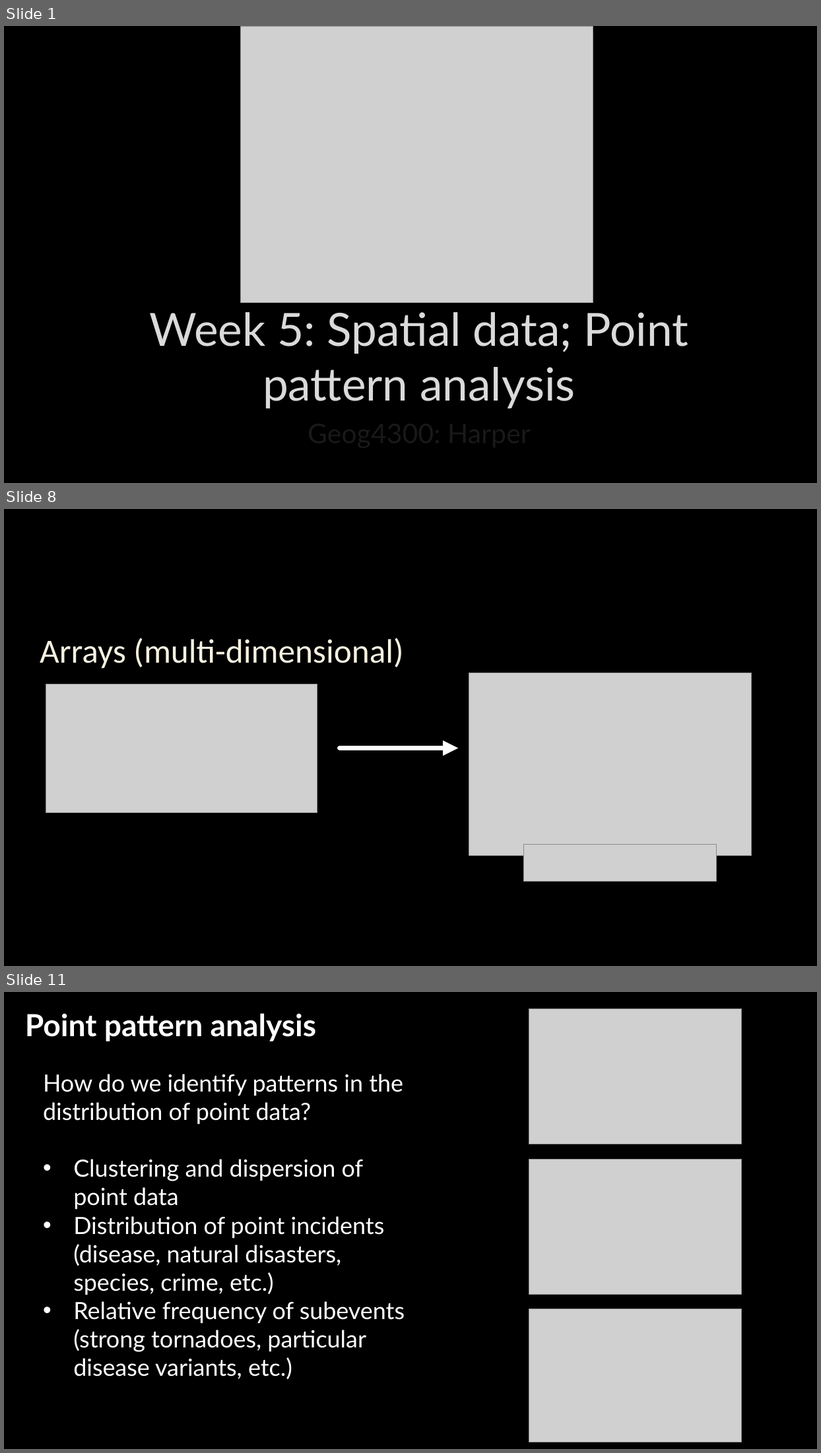
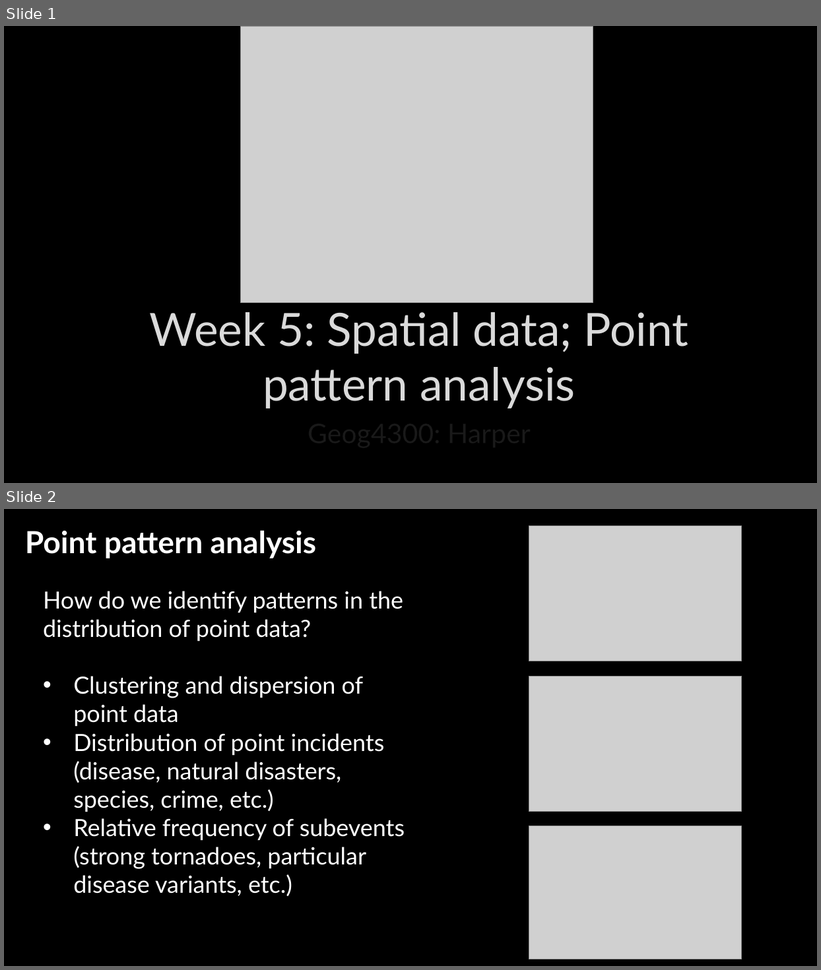
Before and after one commit to communitymaplab/geog4300_datascience, a slide deck: in_class_slides/geog4300_L07 Point pattern analysis and MAUP.pptx. Shown one above the other, each under a label of ours: slides 1, 8 and 11 before the commit, slides 1 and 2 after it; the slides between them are not shown. The pictures are 821x1453 and 821x970 pixels, drawn with LibreOffice and Linux fonts; fonts in the diff are those of the drawing; grey boxes stand for pictures; background and template pictures are left out. Boxes give left, top, right and bottom in pixels: in the first picture for what was removed or moved away, otherwise in the second. Text is boxed around its words. In the diff, an @@ line names an element or a change of style, - is before the commit and + after.

```diff
--- a/in_class_slides/geog4300_L07 Point pattern analysis and MAUP.pptx
+++ b/in_class_slides/geog4300_L07 Point pattern analysis and MAUP.pptx
@@ slide 8 removed at bbox=[4, 509, 817, 966], background picture (left out) @@
@@ text removed at bbox=[40, 638, 403, 669] @@
-Arrays (multi-dimensional)
@@ picture removed at bbox=[46, 684, 317, 813] @@
@@ picture removed at bbox=[469, 673, 752, 855] @@
@@ arrow removed from (340, 748) to (459, 748) @@
@@ picture removed at bbox=[523, 844, 717, 882] @@
@@ what was slide 11 is now slide 2 @@
```
Also in this commit, not shown: 8 other slides removed, 4 other files.
